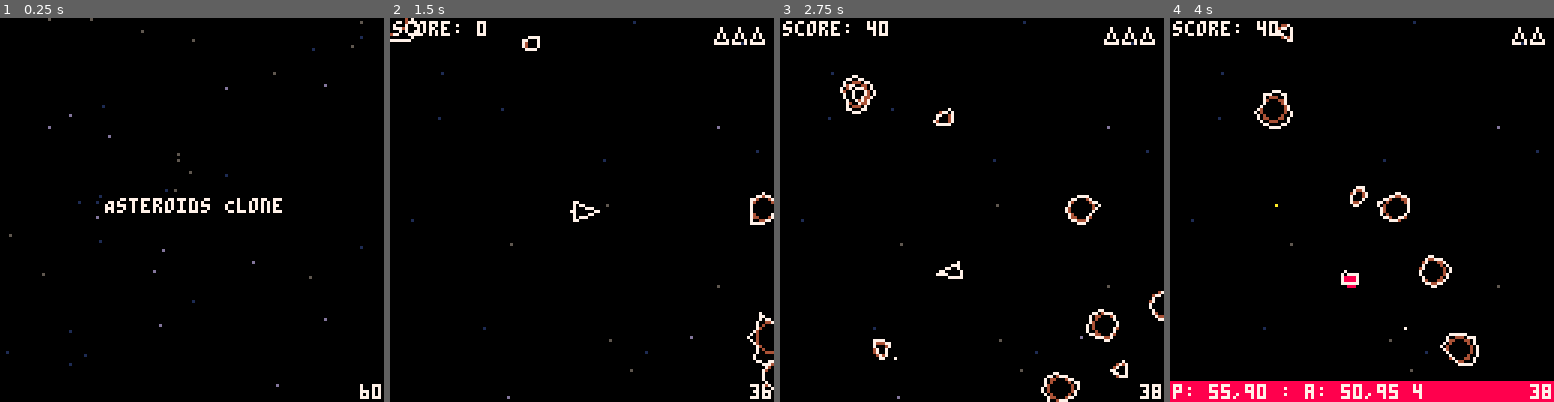
Above: before the commit, frames 1-4 (left to right).
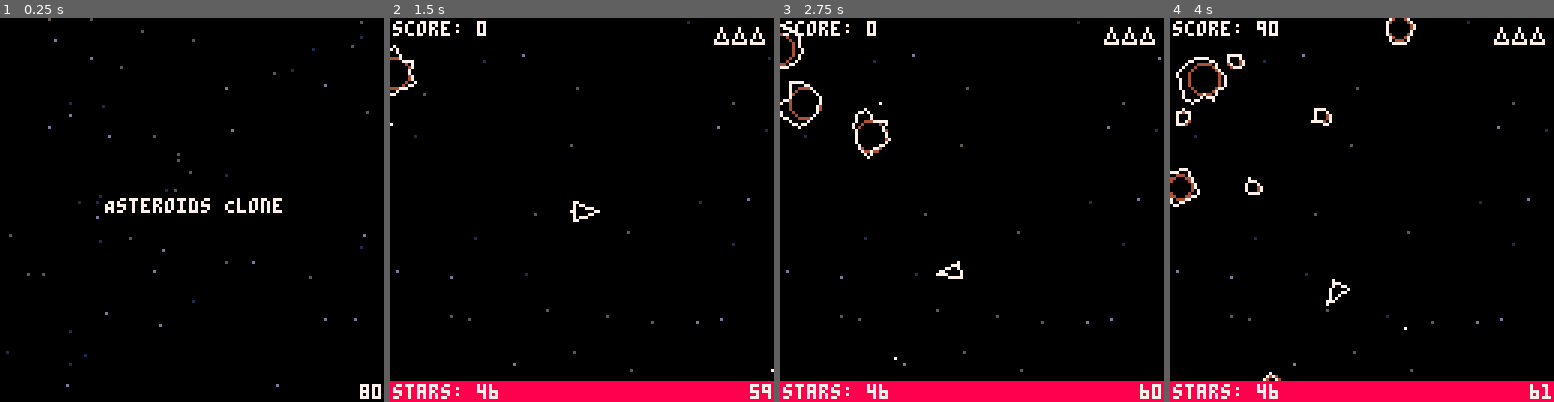
Above: after the commit, the same moments.

Repository: spencersokol/asteroids
Game: PICO-8 cartridge demo.p8
The game is run twice, just before and just after one commit, with the same random seed, the same clock (stepped at 60 frames per second) and the same inputs.
Inputs:
- Up to frame 1 (0.25 s): no input
- Up to frame 2 (1.5 s): tap X (X key) at 0.33, 1.07 s; tap O (Z key) at 0.7 s
- Up to frame 3 (2.75 s): hold Right 1.6-2.1 s; tap O (Z key) at 1.7, 2.1, 2.5 s; tap X (X key) at 1.85 s; hold Up 2.15-2.42 s; hold Right from 2.47 s (still down)
- Up to frame 4 (4 s): tap O (Z key) at 2.9, 3.3, 3.7 s; tap X (X key) at 2.97 s; release Right at 3.03 s; hold Left 3.08-3.58 s

The runs differ from the first frame. In frame 1, 0.1% of the frame differs, in the area x 7-97%, y 5-97%; in frame 2, 6.6%; in frame 3, 8.0%, in the area x 0-100%, y 0-100%; in frame 4, 4.3%.

Commit message:
Rear booster animation

Diff:
--- a/src/entities/player_ship.lua
+++ b/src/entities/player_ship.lua
@@ -13,6 +13,7 @@
 
         rotation = 0
 
+        thrusting = false
         x_velocity = 0
         y_velocity = 0
 
@@ -72,9 +73,11 @@
 
         -- handle movement input
         if btn(2) then
+            thrusting = true
             x_velocity = cos(rotation) * speed
             y_velocity = sin(rotation) * speed
         else -- slow down over time
+            thrusting = false
             x_velocity *= friction
             y_velocity *= friction
         end
@@ -124,7 +127,23 @@
     end,
 
     draw = function(_ENV)
-        if (not dead) ship.draw(_ENV)
+
+        if (not dead) then
+
+            if (thrusting) then
+
+                local len = rnd(3) + 1
+                local lenx = x + (cos(rotation) * -(rear_distance + len)) -- - (sin * 0)
+                local leny = y + (sin(rotation) * -(rear_distance + len)) -- + (cos * 0)
+
+                line(rear.x, rear.y, lenx, leny, rnd({7, 9, 10}))
+
+            end
+
+            ship.draw(_ENV)
+
+        end
+
     end
 
 })
--- a/src/entities/ship.lua
+++ b/src/entities/ship.lua
@@ -10,8 +10,8 @@
 
         front.x = x + (cos * front_distance) -- - (sin * 0)
         front.y = y + (sin * front_distance) -- + (cos * 0)
-        rear.x = x + (cos * rear_distance) -- - (sin * 0)
-        rear.y = y + (sin * rear_distance) -- + (cos * 0)
+        rear.x = x + (cos * -rear_distance) -- - (sin * 0)
+        rear.y = y + (sin * -rear_distance) -- + (cos * 0)
         rear_left.x = x + (cos * -rear_distance) - (sin * side_distance)
         rear_left.y = y + (sin * -rear_distance) + (cos * side_distance)
         rear_right.x = x + (cos * -rear_distance) - (sin * -side_distance)
--- a/src/entities/star.lua
+++ b/src/entities/star.lua
@@ -9,8 +9,8 @@
 
         colors = {0, 1, 5, 13}
 
-        x = flr(rnd(127))
-        y = flr(rnd(127))
+        x = x or flr(rnd(127))
+        y = y or flr(rnd(127))
 
         clr = rnd(colors)
 
--- a/src/entities/starfield.lua
+++ b/src/entities/starfield.lua
@@ -9,7 +9,7 @@
 
         stars = {}
 
-        star_count = rnd(40) + 20
+        local star_count = flr(rnd(40)) + 40
 
         for i = 1, star_count do
             add(stars, star:new())
@@ -17,10 +17,4 @@
 
     end,
 
-    update = function(_ENV)
-
-        entity.update(_ENV)
-
-    end
-
 })
--- a/src/scenes/game.lua
+++ b/src/scenes/game.lua
@@ -11,6 +11,8 @@
         score = 0
 
         bg = starfield:new()
+
+        status("stars: " .. #bg.stars)
 
         player = player_ship:new()
 
@@ -104,7 +106,9 @@
         end
 
         for e in all(bg.stars) do
+
             local draw_star = true
+
             for a in all(asteroids) do
                 if (star_behind_asteroid(_ENV, e, a)) then
                     draw_star = false
@@ -115,7 +119,9 @@
                     break
                 end
             end
+
             if (draw_star) e:draw()
+
         end
 
         print("score: " .. score, 1, 1, 7)
Not shown, changed: README.md
